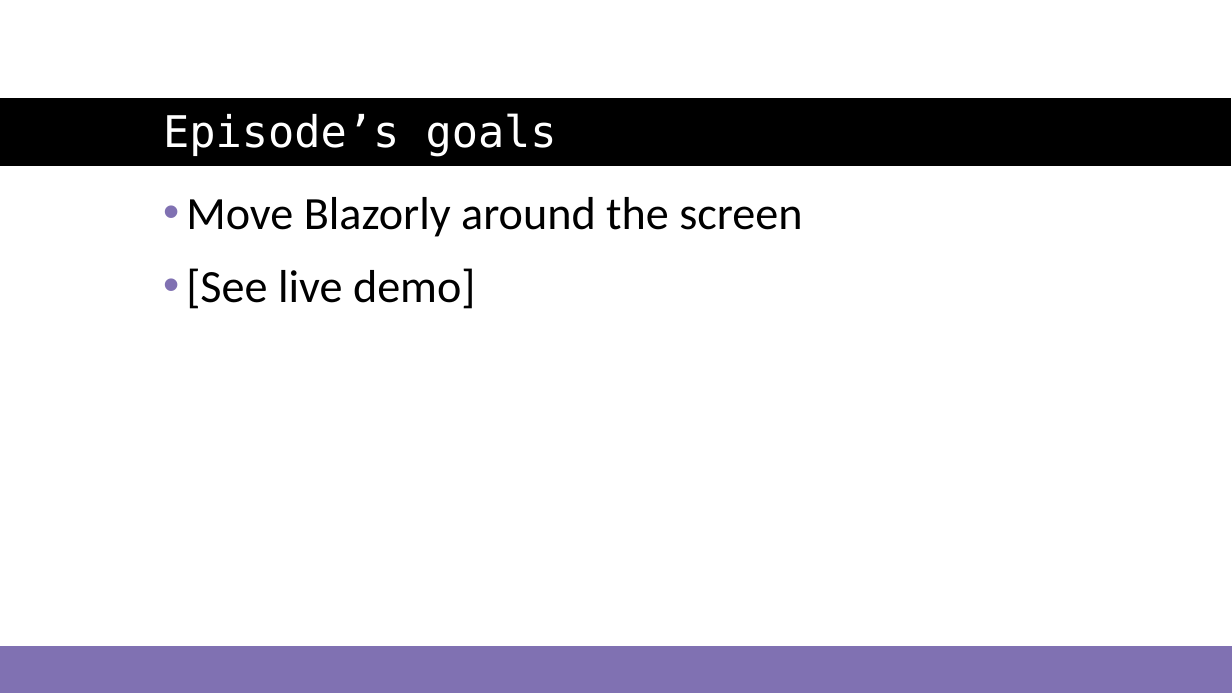
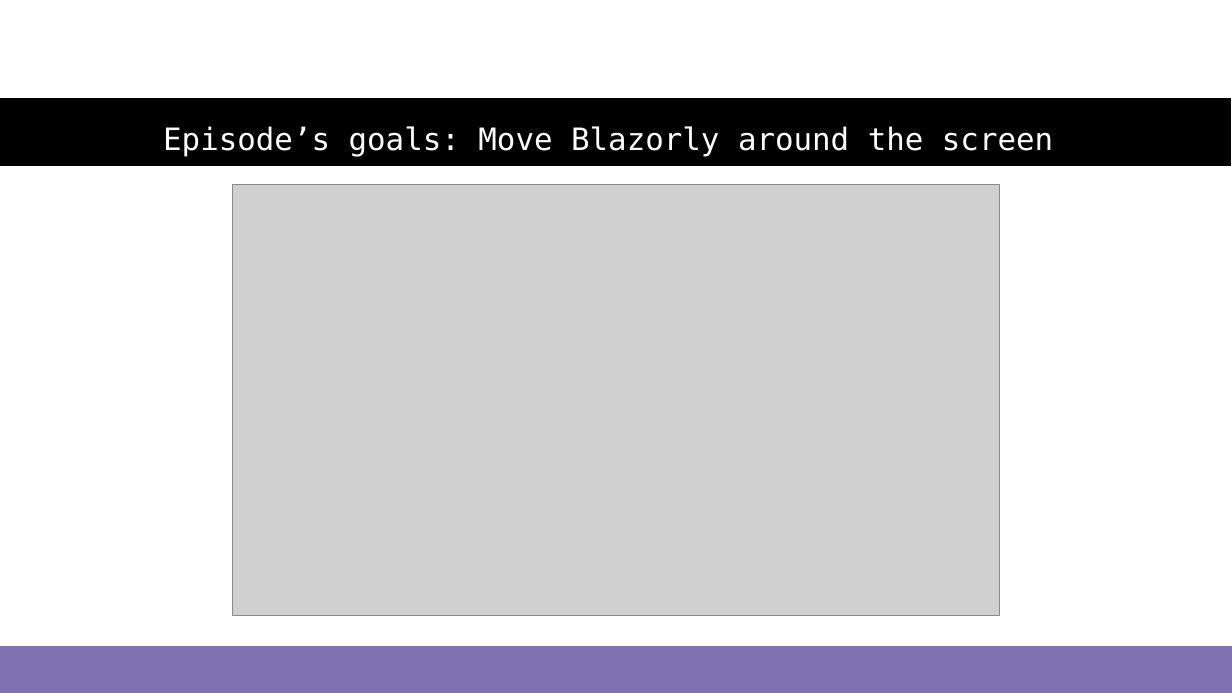
Before and after one commit to just-the-benno/BlazQ, a slide deck: slide 2 of episode1/media/slides-episode-1.pptx. Drawn at 1232x693 pixels with LibreOffice and Linux fonts; fonts in the diff are those of the drawing; grey boxes stand for pictures; background and template pictures are left out. Boxes give left, top, right and bottom in pixels: in the first picture for what was removed or moved away, otherwise in the second. Text is boxed around its words. In the diff, an @@ line names an element or a change of style, - is before the commit and + after.

```diff
--- a/episode1/media/slides-episode-1.pptx
+++ b/episode1/media/slides-episode-1.pptx
@@ title at box(163, 126, 1053, 157): text changed; size 34 to 24 pt @@
-Episode’s goals
+Episode’s goals: Move Blazorly around the screen
@@ text removed at box(186, 197, 802, 309) @@
-• Move Blazorly around the screen
-• [See live demo]
@@ picture added at box(233, 185, 1000, 616) @@
```
Also in this commit, not shown: 6 other slides changed, 6 other files.
